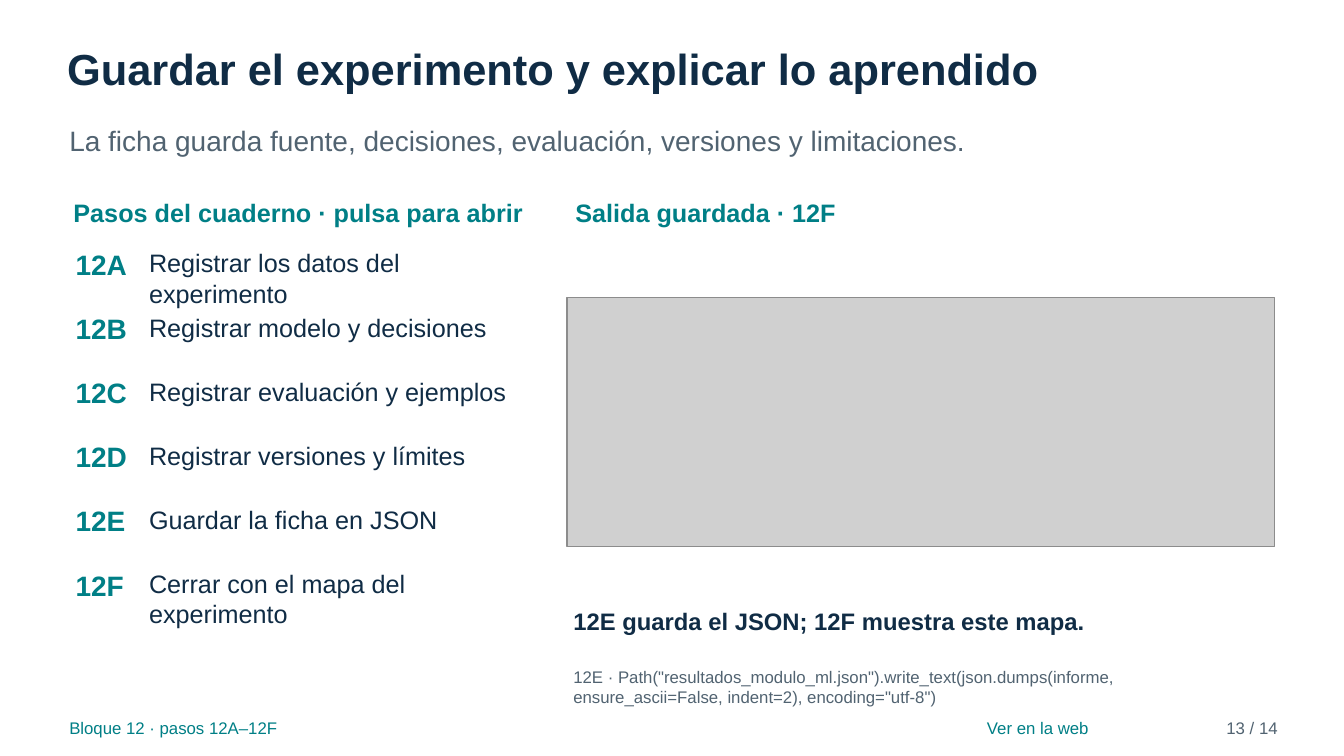
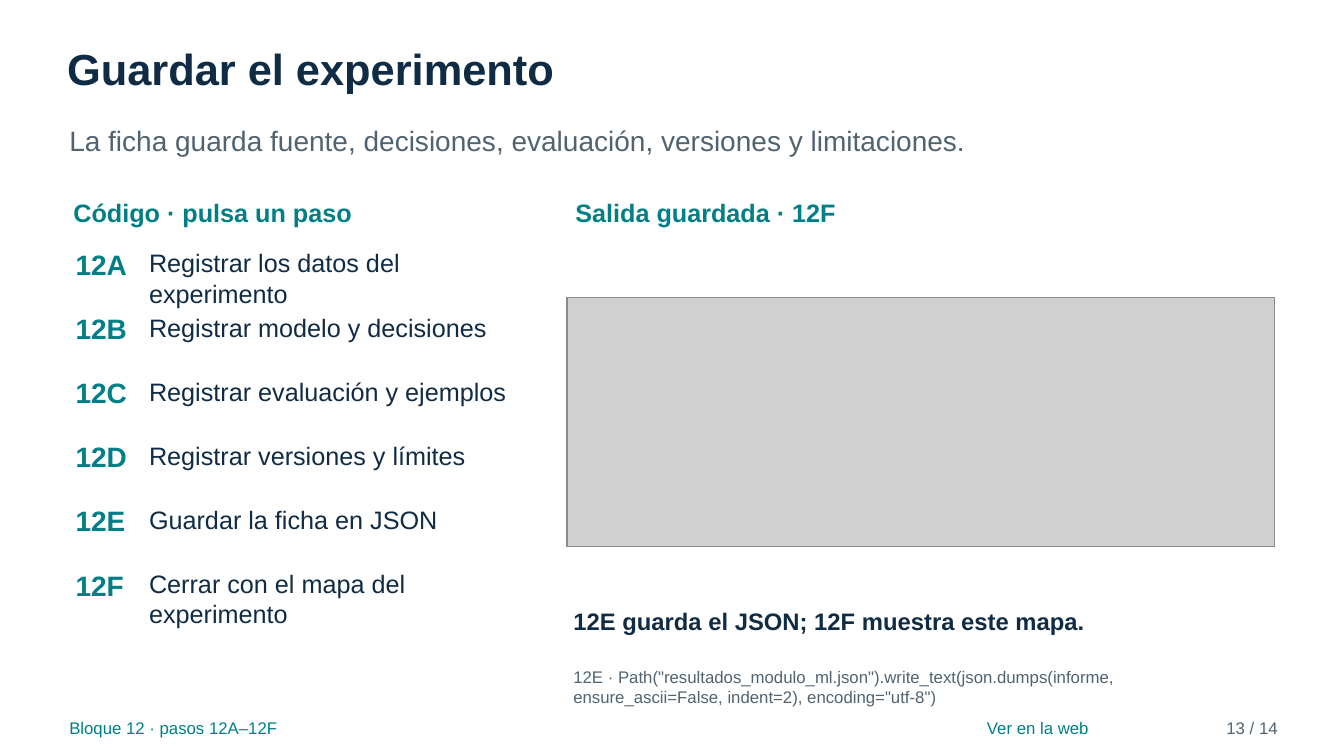
Before and after one commit to FisikMedik/taller-imagenes-medicas-python, a slide deck: slide 13 of Presentacion_modulo_ML.pptx. Drawn at 1344x756 pixels with LibreOffice and Linux fonts; fonts in the diff are those of the drawing; grey boxes stand for pictures. Boxes give left, top, right and bottom in pixels: in the first picture for what was removed or moved away, otherwise in the second. Text is boxed around its words. In the diff, an @@ line names an element or a change of style, - is before the commit and + after.

Commit message:
Explica ML paso a paso y anima el filtro 3×3
Reescribe las explicaciones junto al código, conecta píxeles, pesos y predicción, y usa botones para las demostraciones. Añade un filtro 3×3 con cálculo de cada salida. Elimina agendas y referencias internas repetidas; sincroniza cuadernos, tutorial, manuales, fuentes y presentaciones como documentación del taller realizado el 26 de noviembre a las 13:30 en Honduras.

```diff
--- a/Presentacion_modulo_ML.pptx
+++ b/Presentacion_modulo_ML.pptx
@@ text at (67,53,554,93): text changed @@
-Guardar el experimento y explicar lo aprendido
+Guardar el experimento
@@ text at (73,203,352,228): text changed @@
-Pasos del cuaderno · pulsa para abrir
+Código · pulsa un paso
```
Also in this commit, not shown: 13 other slides changed, 18 other files.
